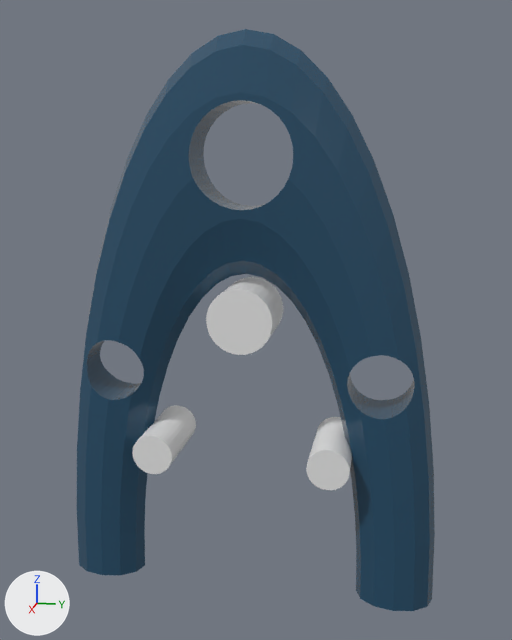
The glTF model Blender/tor.glb as it was, and as the next commit left it.
The view is the same before and after, from a 50 mm lens placed at (6.46, 1.38, 4.4), pointed at (-0.04, 0.08, 2.78). Arrows for +X, +Y and +Z are at lower left; the lights stay in place. Where no turn or scale is listed for an object, it has been applied to the vertices.
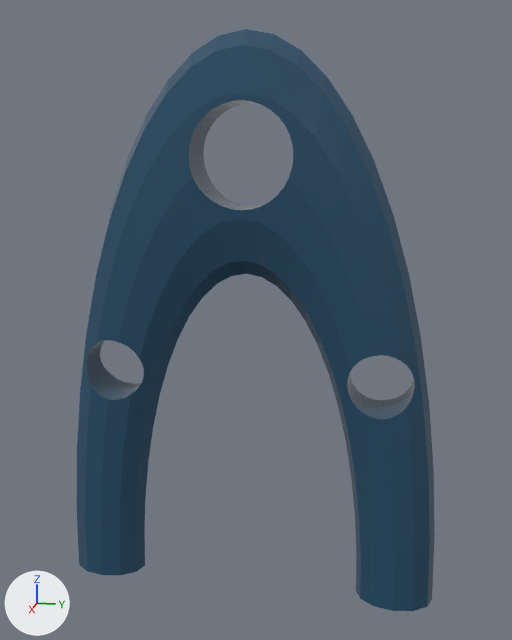
Location of each change, [x1, y1, x2, y2] in pixels of the pictures (512 x 640 px):
'Cylinder', deleted: before [206, 277, 283, 355]
'Cylinder.001', deleted: before [132, 405, 196, 474]
'Cylinder.002', deleted: before [306, 417, 352, 490]

What the commit changed:
Object 'Cylinder' (ob_cylinder) is deleted.
Object 'Cylinder.001' (ob_cylinder_001) is deleted.
Object 'Cylinder.002' (ob_cylinder_002) is deleted.
